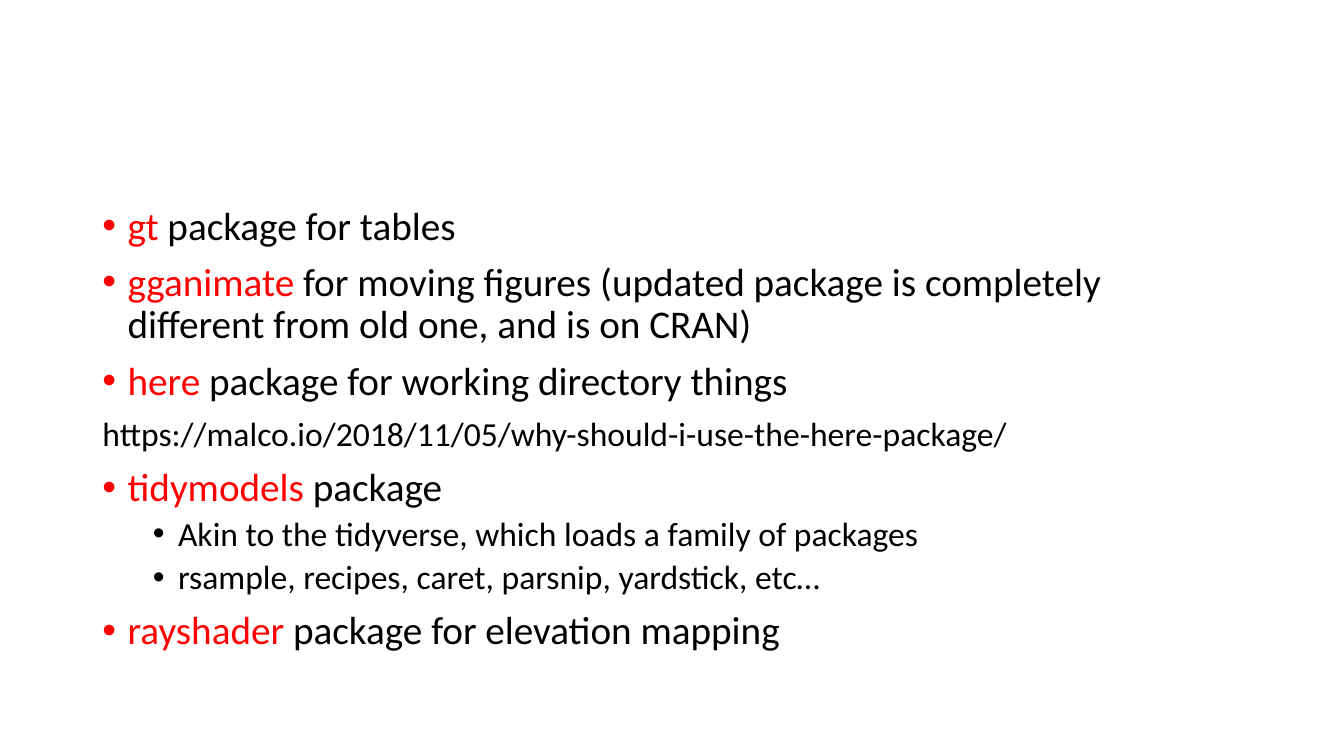
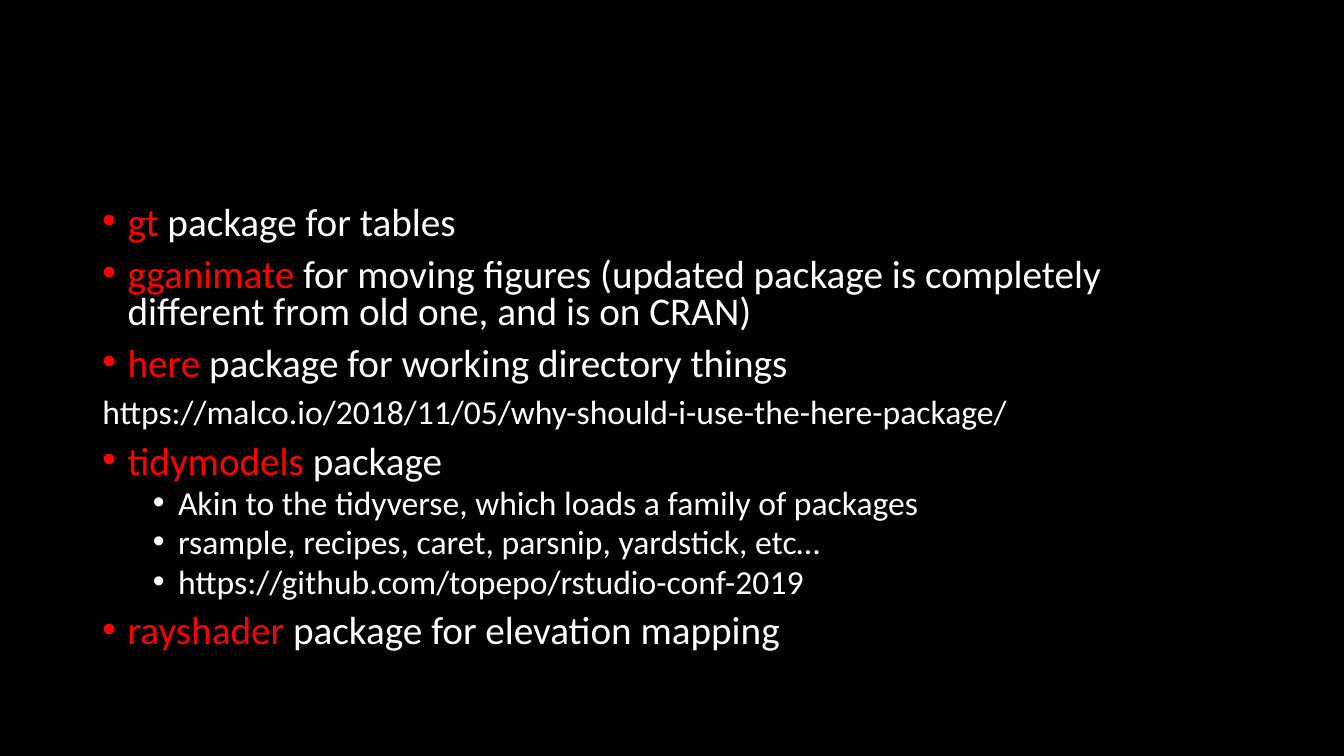
Before and after one commit to Rgronomists/2019Spring_M01_RStudioConf, a slide deck: slide 5 of presentation.pptx (slide 2 before the commit). Drawn at 1344x756 pixels with LibreOffice and Linux fonts; fonts in the diff are those of the drawing. Boxes give left, top, right and bottom in pixels: in the first picture for what was removed or moved away, otherwise in the second. Text is boxed around its words. In the diff, an @@ line names an element or a change of style, - is before the commit and + after.

Commit message:
Update presentation.

```diff
--- a/presentation.pptx
+++ b/presentation.pptx
@@ background #FFFFFF to #000000 @@
@@ text at bbox=[102, 208, 1101, 651]: text colour #000000 to #FFFFFF in "package for tables", "for moving figures (updated package is completely ...", "package for working directory things", "https://malco.io/2018/11/05/why-should-i-use-the-here-packag ..." and 4 more places; line spacing 0.9 to 0.8 @@
@@ text at bbox=[178, 570, 803, 600]: paragraph added @@
+  • https://github.com/topepo/rstudio-conf-2019
```
Also in this commit, not shown: 7 slides added, 1 slide removed.
